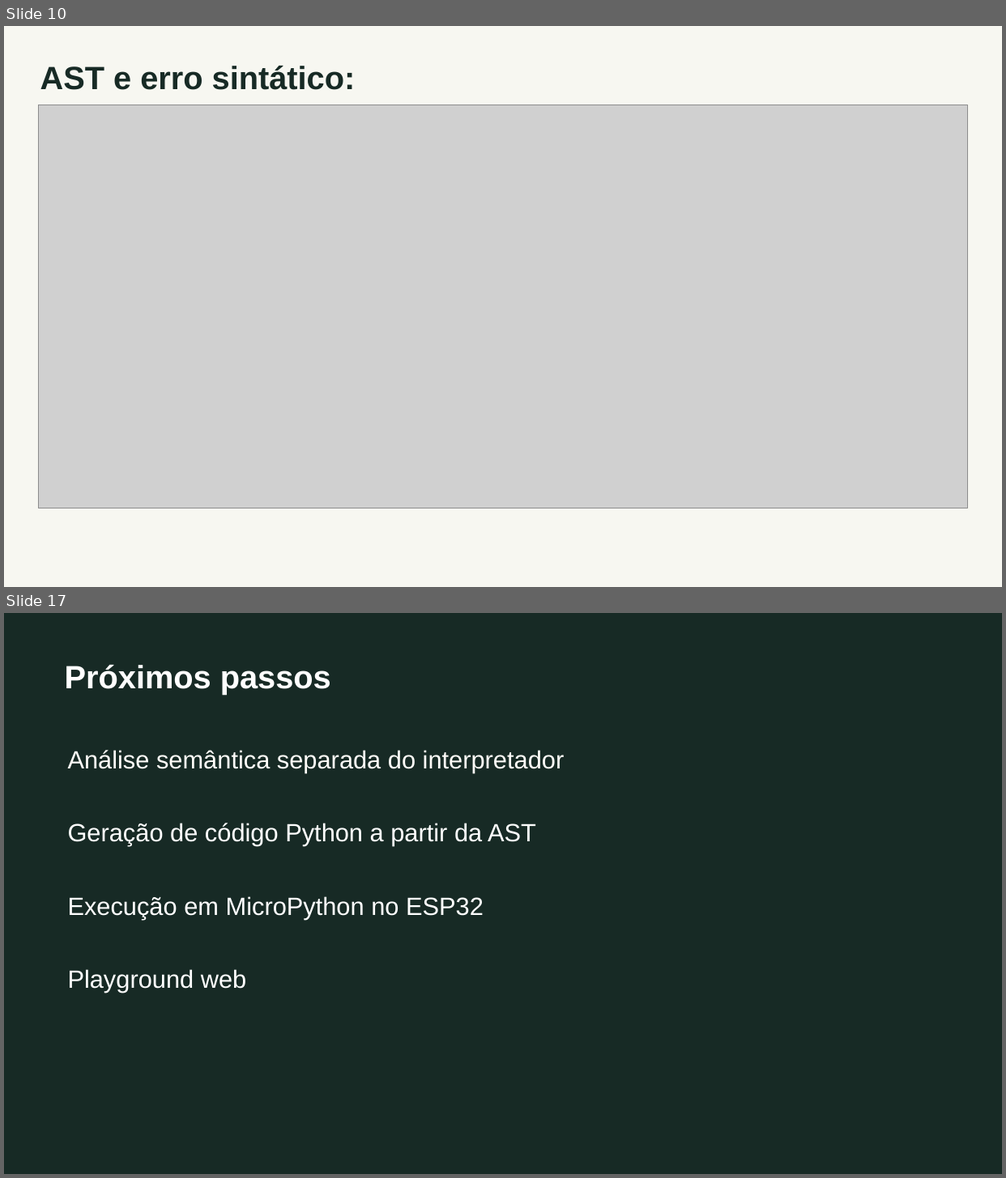
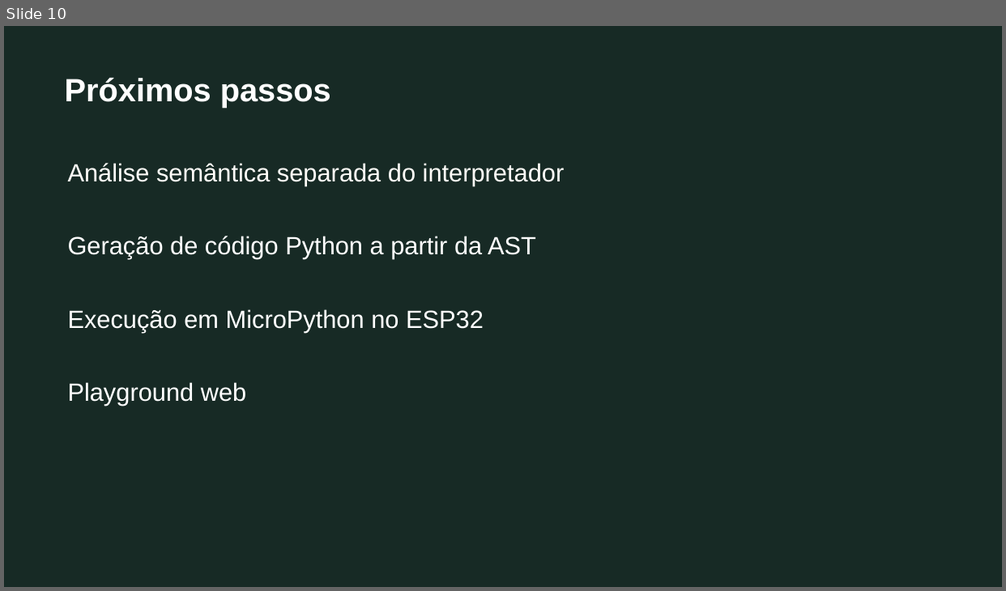
Before and after one commit to fernandomcrsilva/grove-language, a slide deck: docs/grove-compiladores.pptx. Shown one above the other, each under a label of ours: slides 10 and 17 before the commit, slide 10 after it; the slides between them are not shown. The pictures are 1006x1178 and 1006x591 pixels, drawn with LibreOffice and Linux fonts; fonts in the diff are those of the drawing; grey boxes stand for pictures. Boxes give left, top, right and bottom in pixels: in the first picture for what was removed or moved away, otherwise in the second. Text is boxed around its words. In the diff, an @@ line names an element or a change of style, - is before the commit and + after.

```diff
--- a/docs/grove-compiladores.pptx
+++ b/docs/grove-compiladores.pptx
@@ slide 10 removed at box(4, 26, 1002, 587), background #F7F7F1 @@
@@ text removed at box(40, 65, 356, 90) @@
-AST e erro sintático:
@@ picture removed at box(39, 105, 967, 508) @@
@@ what was slide 17 is now slide 10 @@
```
Also in this commit, not shown: 1 slide changed, 6 slides added, 12 other slides removed.
